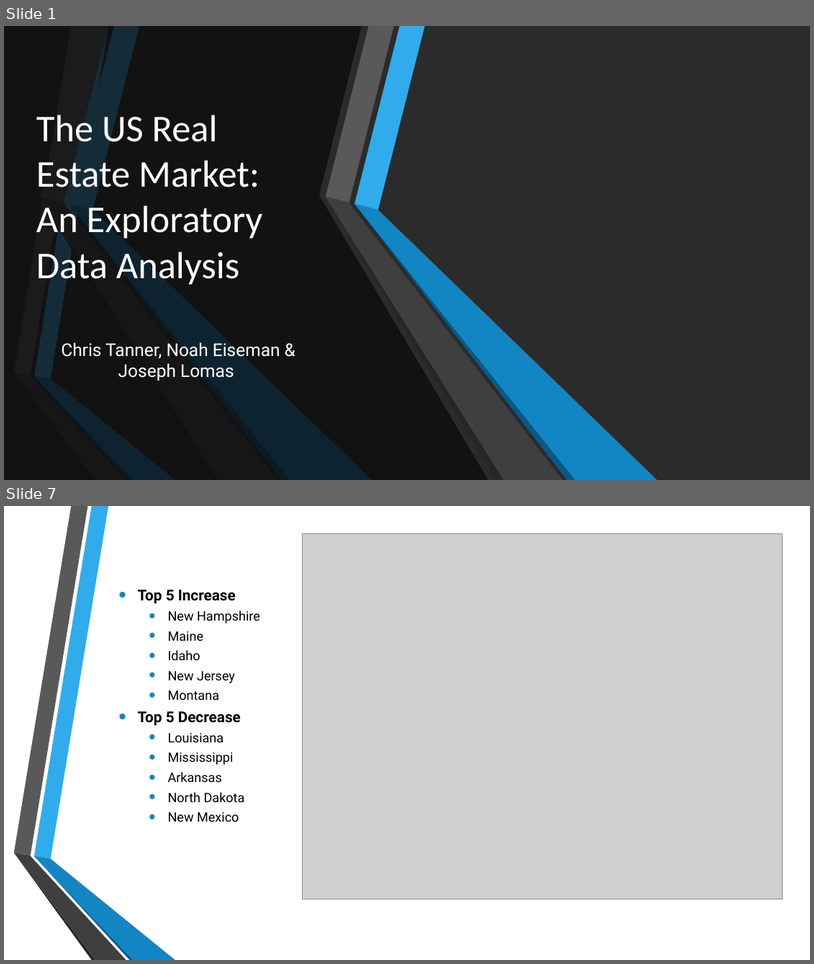
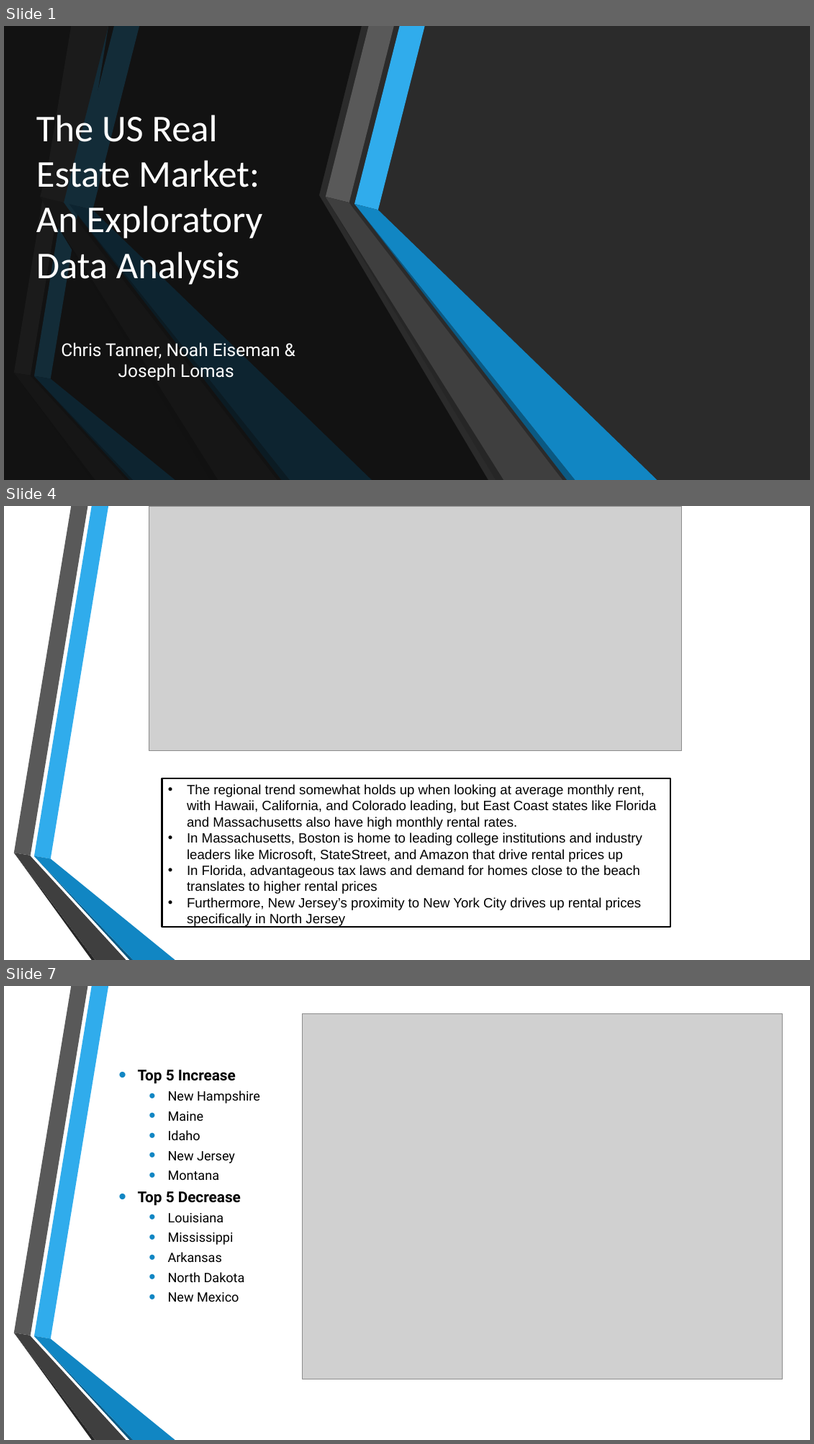
Before and after one commit to josephlomas/Project1_GroupRepo, a slide deck: Real Estate EDA.pptx. Shown one above the other, each under a label of ours: slides 1 and 7 before the commit, slides 1, 4 and 7 after it; the slides between them are not shown. The pictures are 814x964 and 814x1444 pixels, drawn with LibreOffice and Linux fonts; fonts in the diff are those of the drawing; grey boxes stand for pictures; background and template pictures are left out; a plain dark background stands for a picture behind light text. Boxes give left, top, right and bottom in pixels: in the first picture for what was removed or moved away, otherwise in the second. Text is boxed around its words. In the diff, an @@ line names an element or a change of style, - is before the commit and + after.

```diff
--- a/Real Estate EDA.pptx
+++ b/Real Estate EDA.pptx
@@ slide 4 added at (4,506,810,960), background #FFFFFF; not listed: 6 template elements that a slide beside it also shows @@
@@ picture added at (149,506,682,750) @@
@@ rectangle added at (162,778,671,927), fill #FFFFFF, outline #000000 2 pt, 16 pt, text #000000 @@
+• The regional trend somewhat holds up when looking at average monthly rent, with Hawaii, California, and Colorado leading, but East Coast states like Florida and Massachusetts also have high monthly rental rates.
+• In Massachusetts, Boston is home to leading college institutions and industry leaders like Microsoft, StateStreet, and Amazon that drive rental prices up
+• In Florida, advantageous tax laws and demand for homes close to the beach translates to higher rental prices
+• Furthermore, New Jersey’s proximity to New York City drives up rental prices specifically in North Jersey
```
Also in this commit, not shown: 6 slides changed, 1 other slide added, 2 slides removed.
